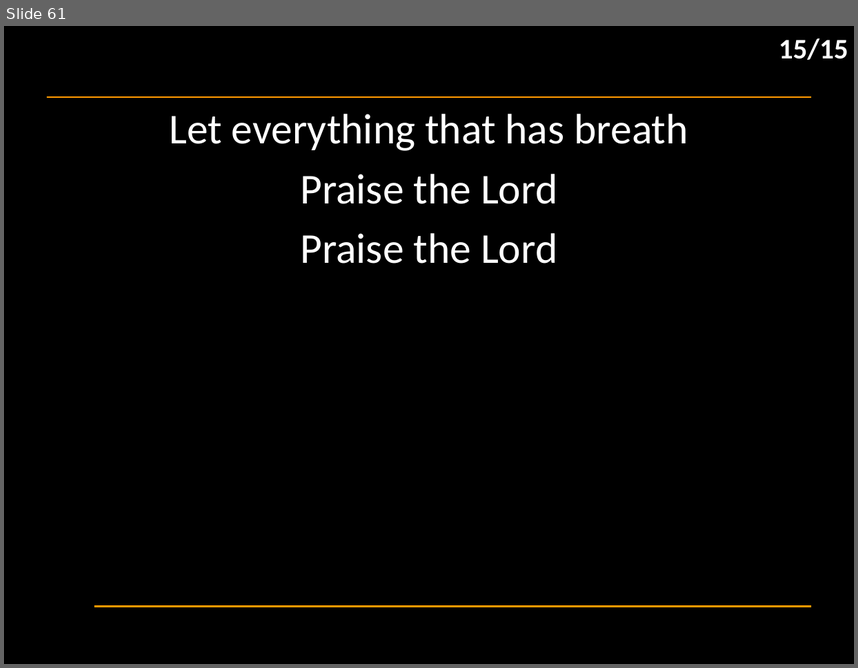
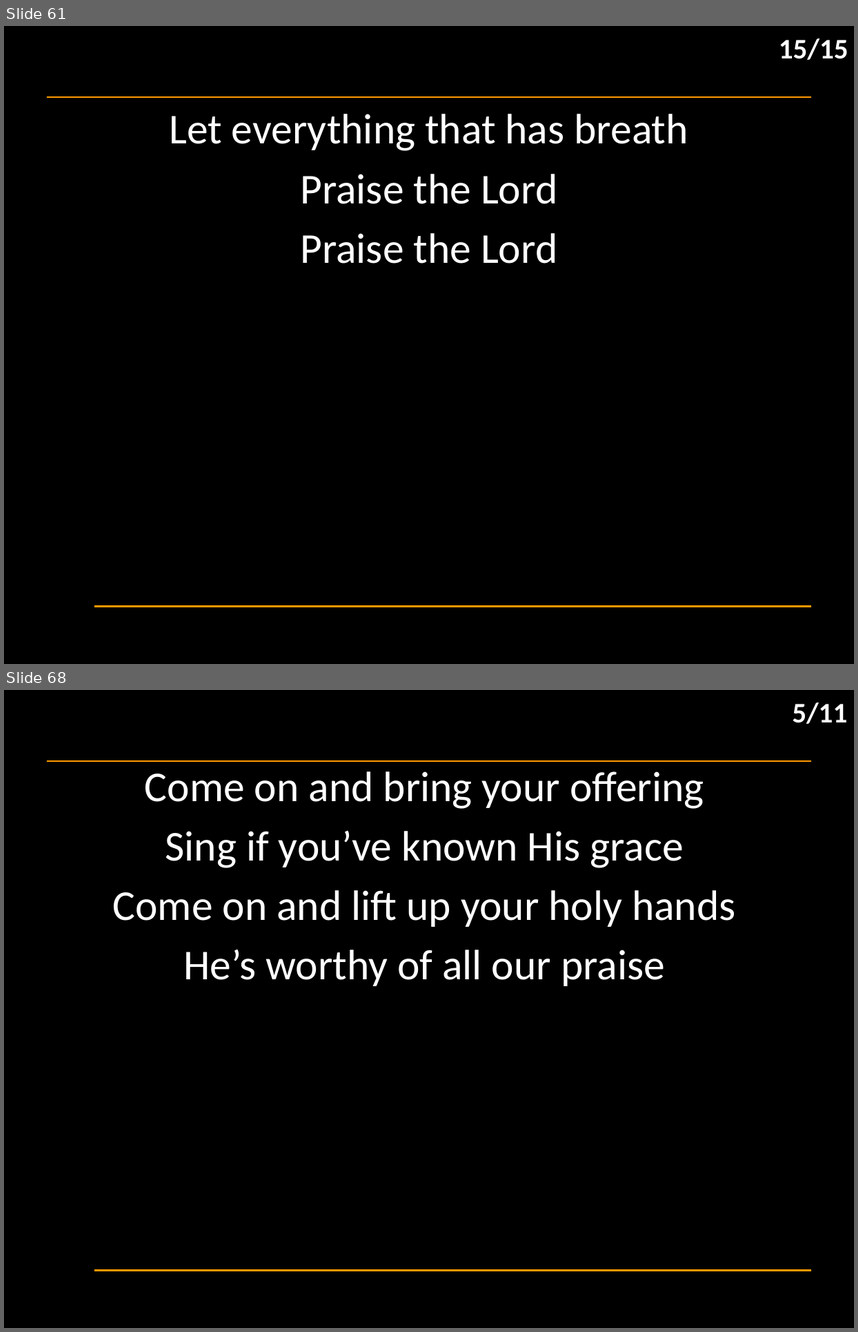
Before and after one commit to hoo-are-ya/worship, a slide deck: docs/songs_2025-12-31.pptx. Shown one above the other, each under a label of ours: slide 61 before the commit, slides 61 and 68 after it; the slides between them are not shown. The pictures are 858x668 and 858x1332 pixels, drawn with LibreOffice and Linux fonts; fonts in the diff are those of the drawing; background and template pictures are left out. Boxes give left, top, right and bottom in pixels: in the first picture for what was removed or moved away, otherwise in the second. Text is boxed around its words. In the diff, an @@ line names an element or a change of style, - is before the commit and + after.

```diff
--- a/docs/songs_2025-12-31.pptx
+++ b/docs/songs_2025-12-31.pptx
@@ slide 68 added at box(4, 690, 854, 1328), background #000000; not listed: 2 template elements that a slide beside it also shows @@
@@ text added at box(792, 702, 847, 724), 24 pt, text #FFFFFF, bold @@
+5/11
@@ subtitle added at box(113, 771, 736, 986), 36 pt, text #FFFFFF @@
+Come on and bring your offering
+Sing if you’ve known His grace
+Come on and lift up your holy hands
+He’s worthy of all our praise
```
Also in this commit, not shown: 2 slides changed, 12 other slides added, 1 other file.
